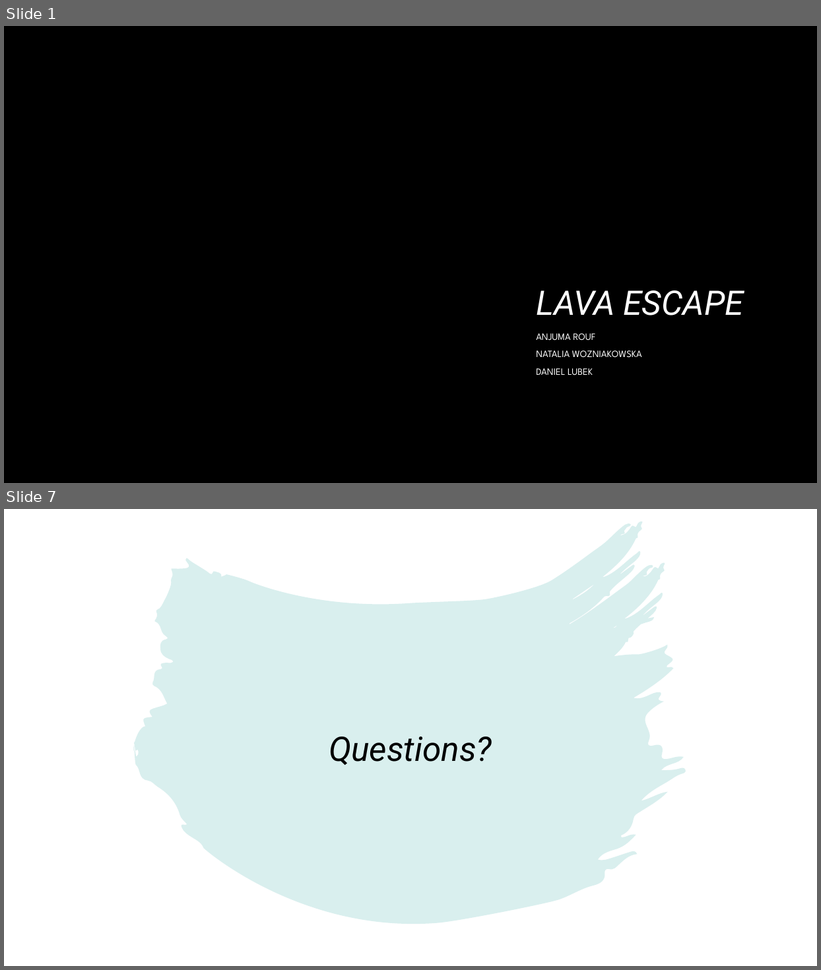
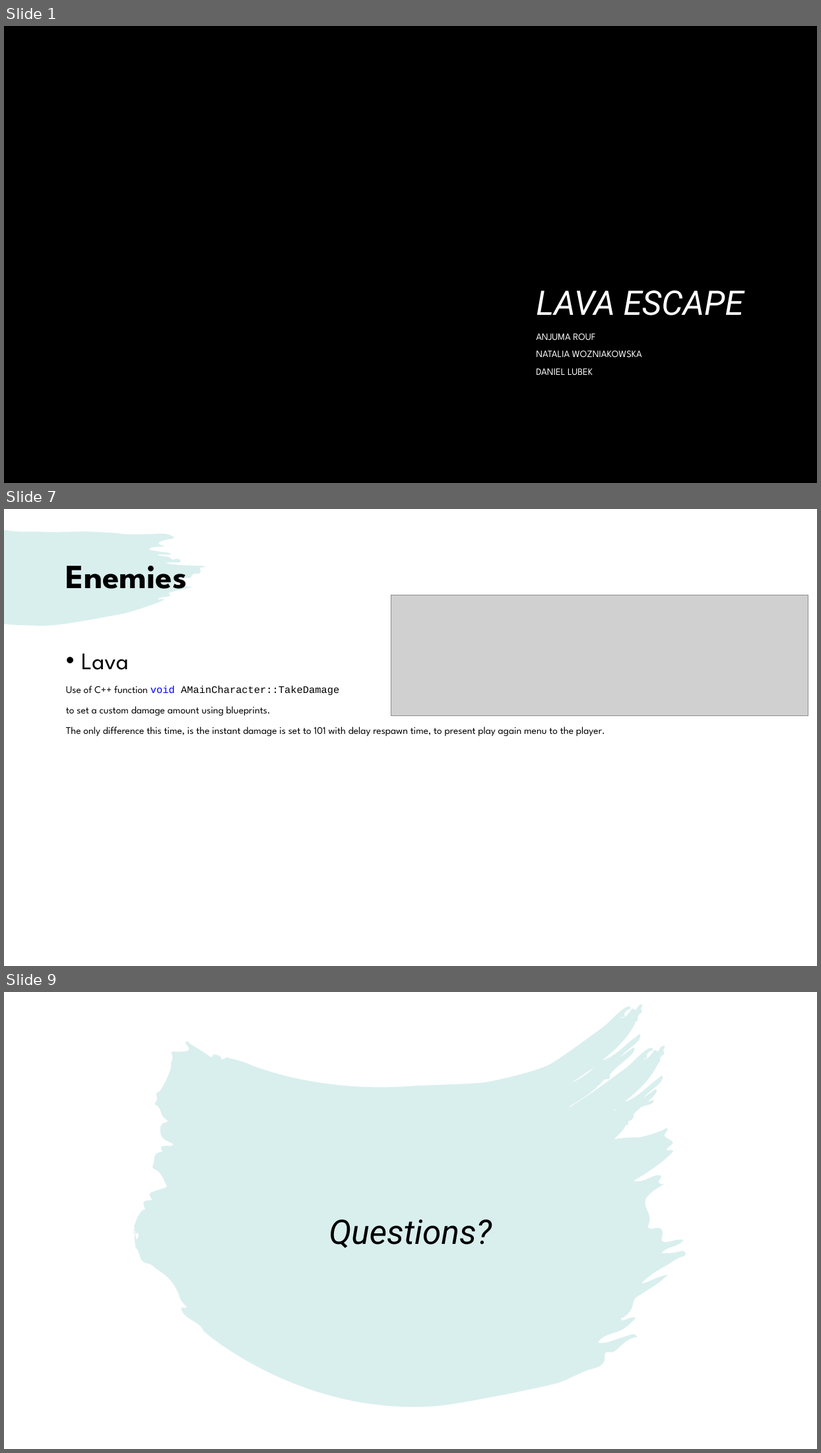
Before and after one commit to Wozniakowska/UE5_Assesment, a slide deck: LavaEscapeSlides.pptx. Shown one above the other, each under a label of ours: slides 1 and 7 before the commit, slides 1, 7 and 9 after it; the slides between them are not shown. The pictures are 821x970 and 821x1453 pixels, drawn with LibreOffice and Linux fonts; fonts in the diff are those of the drawing; grey boxes stand for pictures; background and template pictures are left out. Boxes give left, top, right and bottom in pixels: in the first picture for what was removed or moved away, otherwise in the second. Text is boxed around its words. In the diff, an @@ line names an element or a change of style, - is before the commit and + after.

```diff
--- a/LavaEscapeSlides.pptx
+++ b/LavaEscapeSlides.pptx
@@ slide 7 added at (4, 509, 817, 966), background #FFFFFF @@
@@ freeform shape added at (4, 529, 205, 626), fill #45AFAD at 20% opacity @@
@@ title added at (66, 565, 187, 589), 40 pt, text #000000, bold @@
+Enemies
@@ picture added at (391, 595, 809, 716) @@
@@ text added at (66, 654, 605, 737), 12 pt, text #000000 @@
+• Lava
+Use of C++ function void AMainCharacter::TakeDamage
+to set a custom damage amount using blueprints.
+The only difference this time, is the instant damage is set to 101 with delay respawn time, to present play again menu to the player.
@@ what was slide 7 is now slide 9 @@
```
Also in this commit, not shown: 2 slides changed, 4 other slides added, 3 slides removed, 1 other file.
